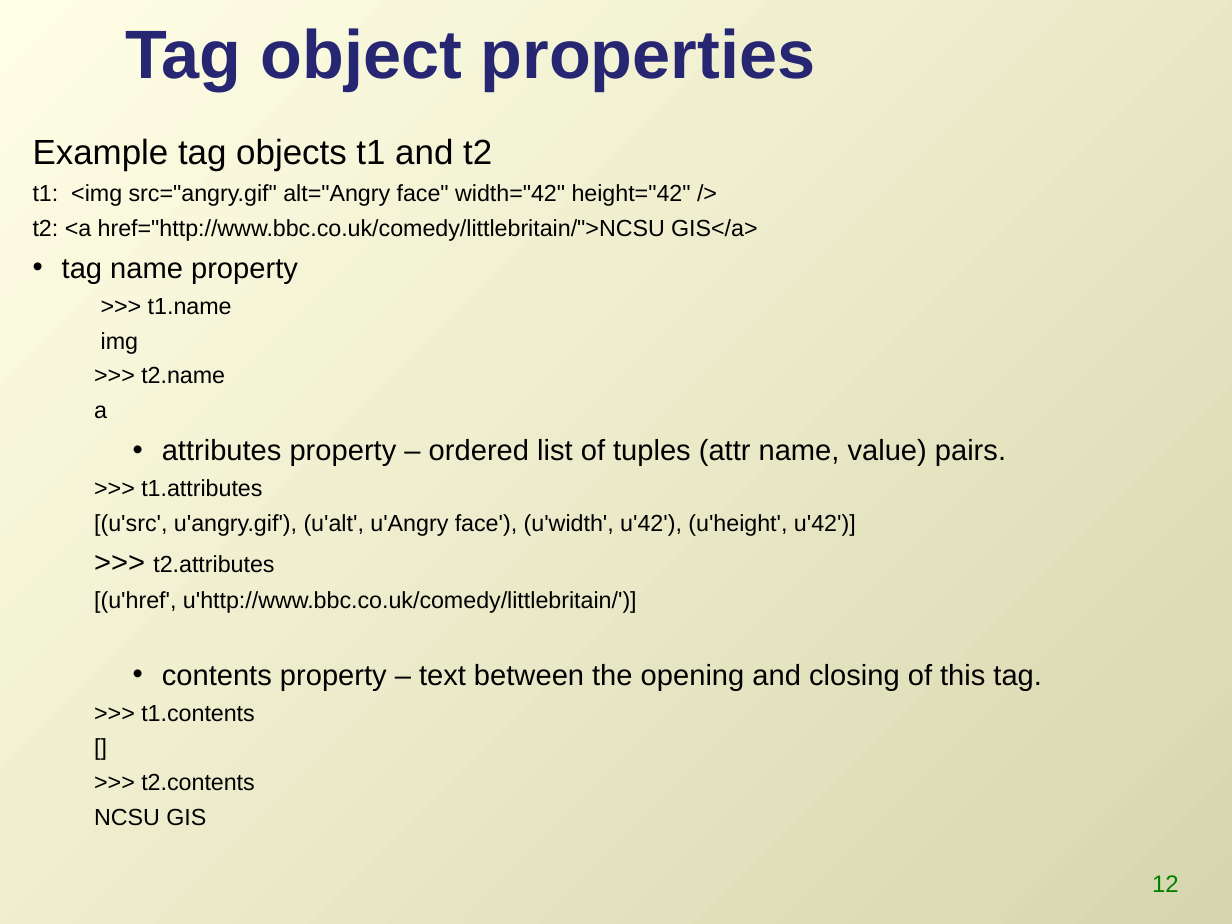
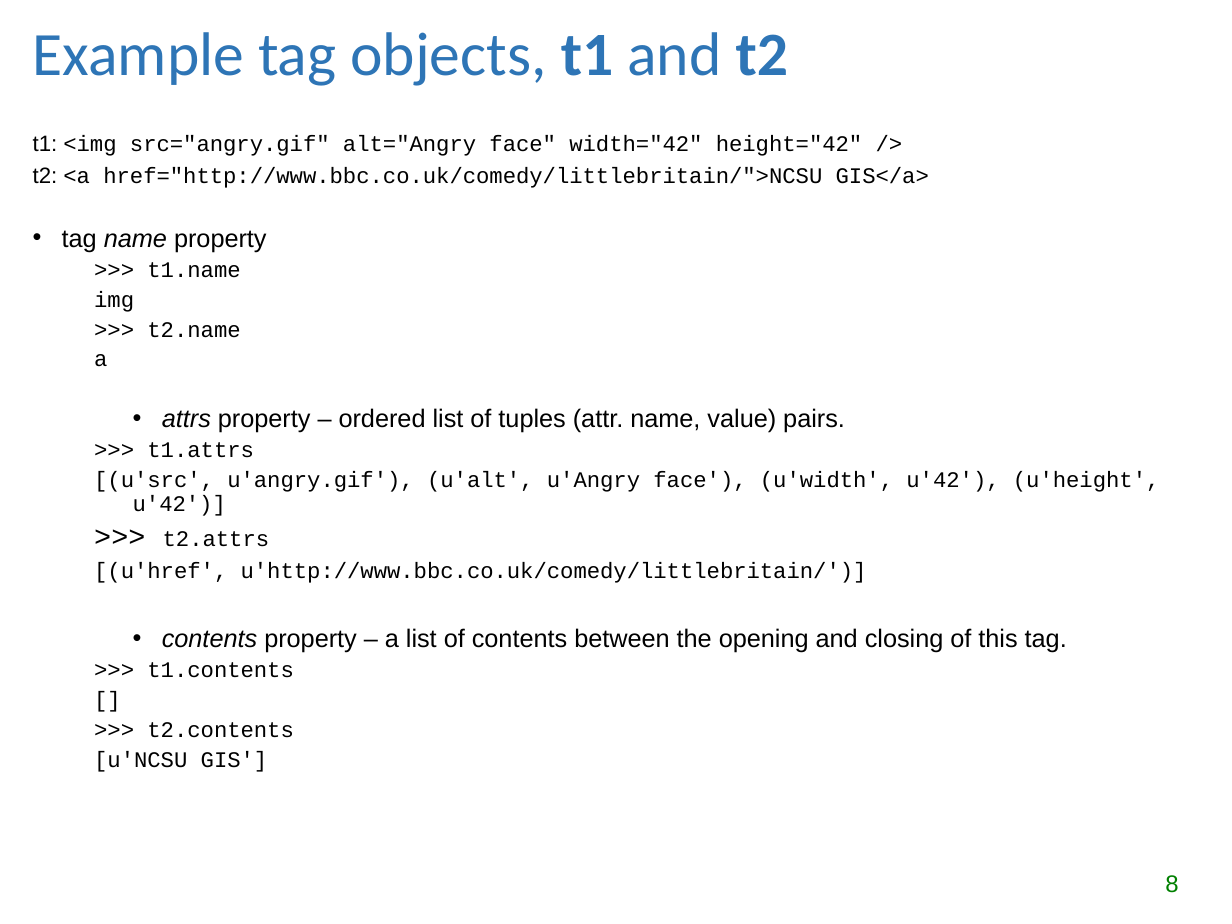
Before and after one commit to lgtateos/gis540, a slide deck: slide 8 of slides/parseMarkup.ppt (slide 12 before the commit). Drawn at 1232x924 pixels with LibreOffice and Linux fonts; fonts in the diff are those of the drawing. Boxes give left, top, right and bottom in pixels: in the first picture for what was removed or moved away, otherwise in the second. Text is boxed around its words. In the diff, an @@ line names an element or a change of style, - is before the commit and + after.

```diff
--- a/slides/parseMarkup.ppt
+++ b/slides/parseMarkup.ppt
@@ background gradient #FFFFE6 to #D7D6AE to #FFFFFF @@
@@ title removed at (125, 28, 815, 91) @@
-Tag object properties
@@ title added at (33, 32, 788, 86), 36 pt, text #2E75B6 @@
+Example tag objects, t1 and t2
@@ text at (33, 138, 492, 171): paragraph removed @@
-Example tag objects t1 and t2
@@ text at (33, 135, 1159, 738): size 13.6 to 12.9 pt in "t1: <img src="angry.gif" alt="Angry face" width="42" height= ...", "t2: <a href="http://www.bbc.co.uk/comedy/littlebritain/">NCS ...", ">>> t1.name", "img" and 7 more places; font Arial to Courier New in "<img src="angry.gif" alt="Angry face" width="42" height="42" ...", "<a href="http://www.bbc.co.uk/comedy/littlebritain/">NCSU GI ...", ">>> t1.name", "img" and 7 more places; size 17 to 14.8 pt in "tag name property"; italic on in "name"; less space between paragraphs; line spacing 1 to 0.9 @@
@@ text at (147, 408, 845, 458): text changed; size 17 to 14.8 pt @@
-• attributes property – ordered list of tuples (attr name, value) pairs.
-  >>> t1.attributes
+• attrs property – ordered list of tuples (attr. name, value) pairs.
+  >>> t1.attrs
@@ text at (163, 531, 270, 547): text changed; size 13.6 to 12.9 pt; font Arial to Courier New @@
-  >>> t2.attributes
+  >>> t2.attrs
@@ text at (162, 628, 1067, 653): text changed; size 17 to 14.8 pt @@
-• contents property – text between the opening and closing of this tag.
+• contents property – a list of contents between the opening and closing of this tag.
@@ text at (94, 751, 268, 772): text changed; size 13.6 to 12.9 pt; font Arial to Courier New @@
-  NCSU GIS
+  [u'NCSU GIS']
@@ page number at (1165, 875, 1178, 893): text changed @@
-12
+8
```
Also in this commit, not shown: 15 other slides changed, 3 slides added, 3 slides removed.
